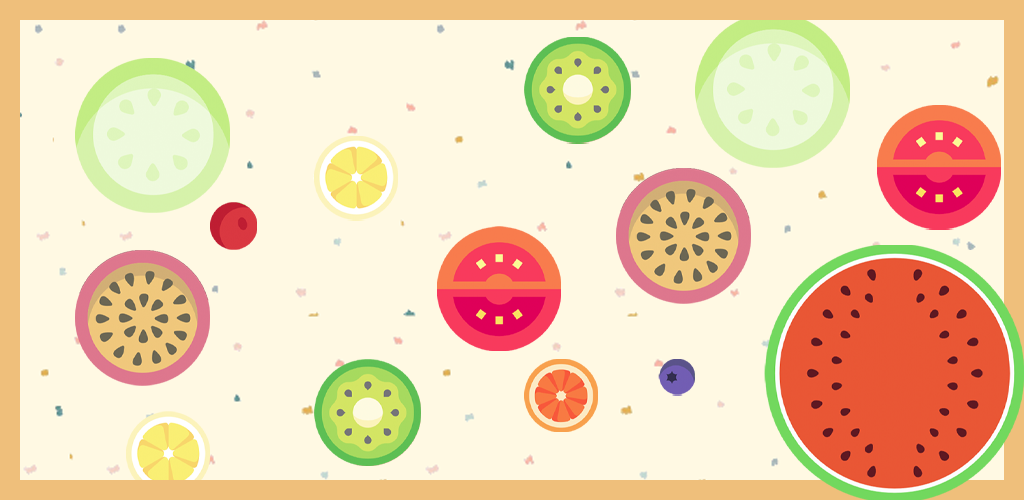
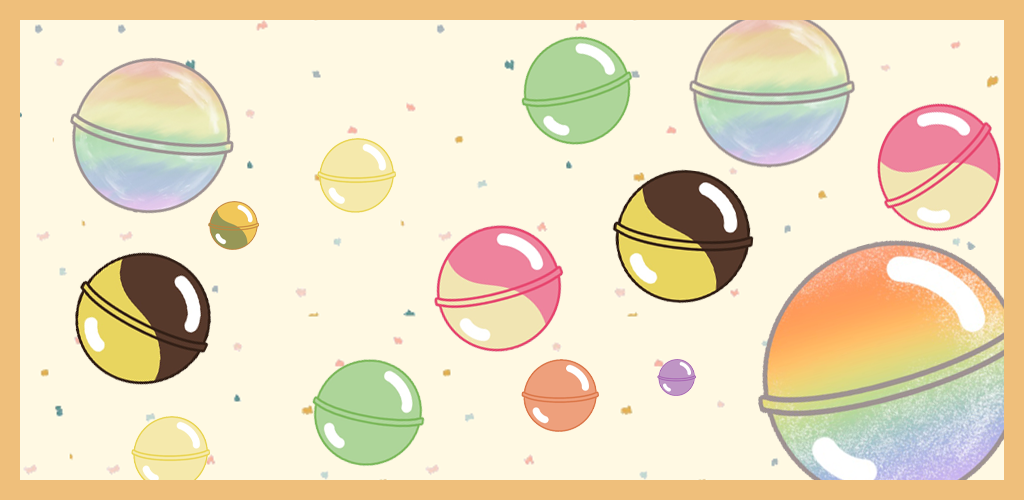
The second 1024×500 image is a revision of the first. Changes to its layers:
added layer "레이어 14" above "레이어 13" over bbox(312, 358, 425, 467)
added layer "레이어 13" above "레이어 12" over bbox(521, 36, 633, 145)
added layer "레이어 18" above "레이어 17" over bbox(521, 359, 599, 432)
added layer "레이어 17" above "레이어 16" over bbox(131, 416, 210, 480)
added layer "레이어 16" above "레이어 15" over bbox(317, 138, 396, 213)
added layer "레이어 15" above "레이어 7" over bbox(688, 20, 856, 169)
added layer "레이어 7" above "레이어 6" over bbox(70, 57, 235, 214)
added layer "레이어 6" above "레이어 11" over bbox(758, 240, 1024, 500)
added layer "레이어 11" above "레이어 10" over bbox(877, 103, 1001, 232)
added layer "레이어 10" above "레이어 9" over bbox(433, 224, 564, 353)
added layer "레이어 9" above "레이어 8" over bbox(612, 169, 754, 304)
added layer "레이어 8" above "그룹 1" over bbox(74, 251, 212, 386)
hid "10", moved it into group "그룹 1" over bbox(764, 245, 1024, 500)
moved "8" (1st of 2, in "그룹 1") into group "그룹 1" over bbox(75, 58, 230, 213)
moved "7" (1st of 2, in "그룹 1") into group "그룹 1" over bbox(616, 168, 751, 304)
moved "6" (1st of 2, in "그룹 1") into group "그룹 1" over bbox(877, 105, 1001, 230)
moved "5" (1st of 2, in "그룹 1") into group "그룹 1" over bbox(524, 37, 631, 144)
moved "4" (1st of 2, in "그룹 1") into group "그룹 1" over bbox(314, 136, 398, 221)
moved "8" (2nd of 2, in "그룹 1") into group "그룹 1" over bbox(695, 20, 850, 168)
moved "7" (2nd of 2, in "그룹 1") into group "그룹 1" over bbox(75, 250, 210, 386)
moved "6" (2nd of 2, in "그룹 1") into group "그룹 1" over bbox(437, 226, 561, 351)
moved "5" (2nd of 2, in "그룹 1") into group "그룹 1" over bbox(314, 359, 421, 466)
moved "4" (2nd of 2, in "그룹 1") into group "그룹 1" over bbox(126, 411, 210, 480)
moved "3" into group "그룹 1" over bbox(524, 359, 598, 432)
…and 4 more changes (2 added, 2 stack)
